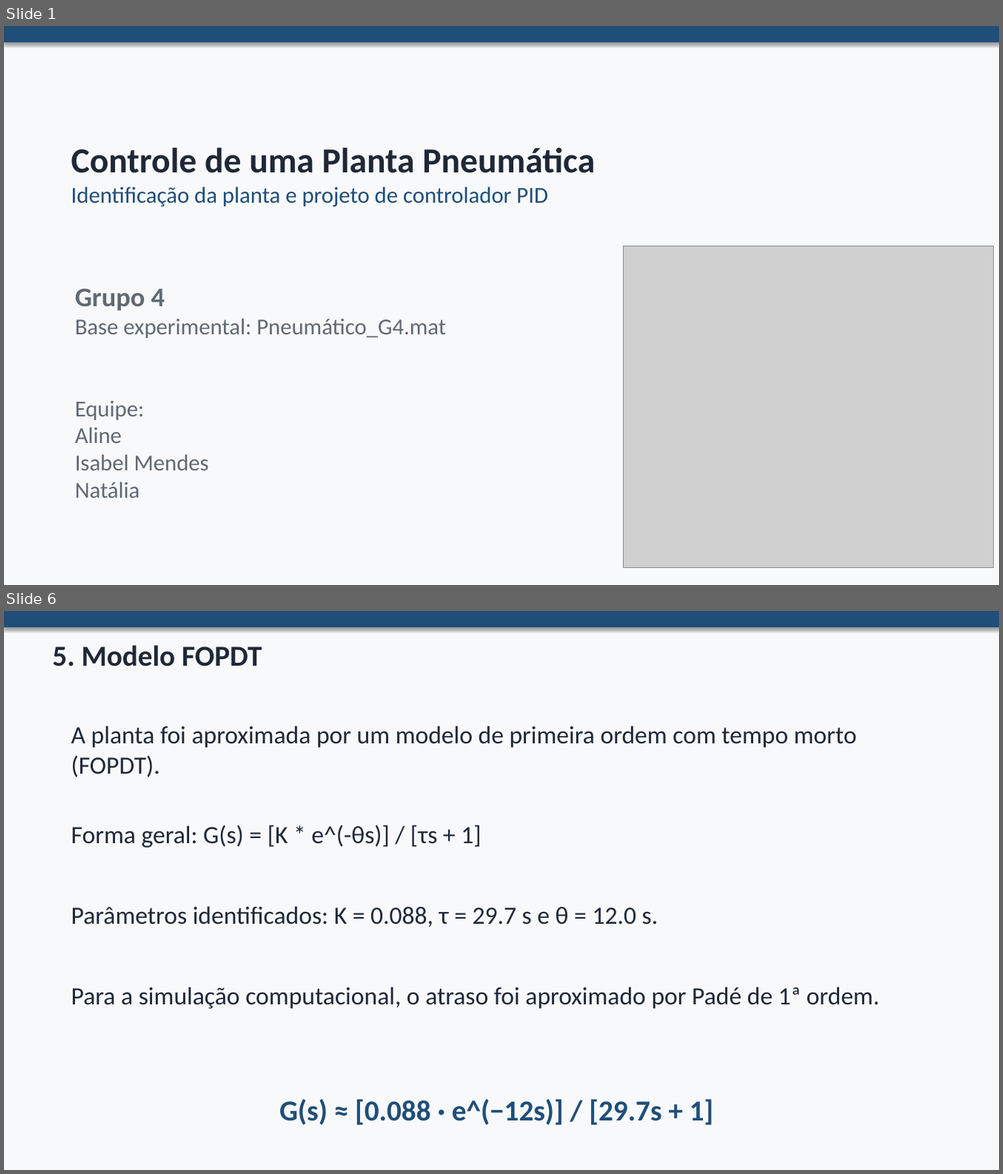
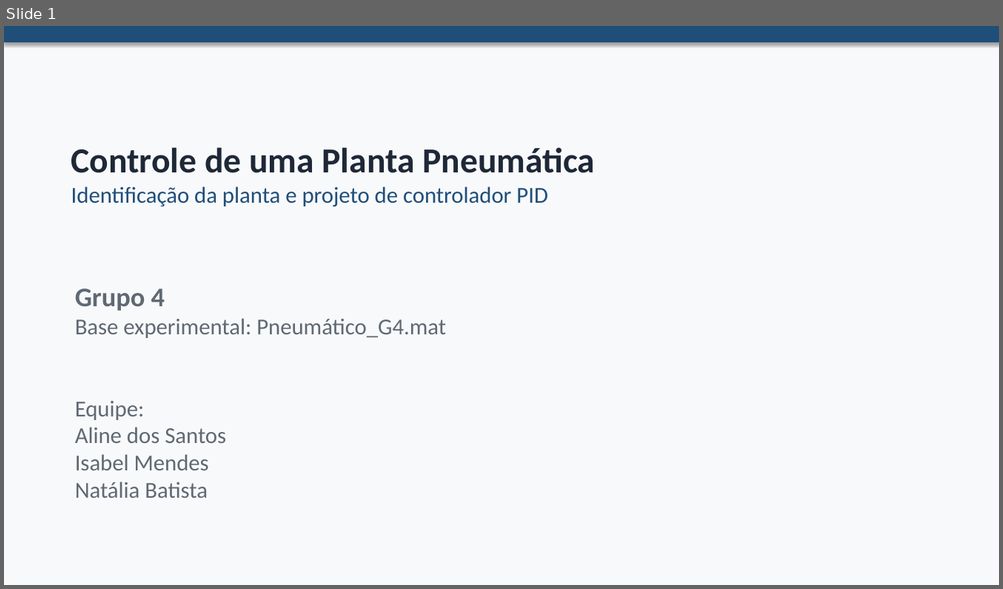
Before and after one commit to natalia-batista/Projeto-C13-, a slide deck: Grupo4_Pneumática.pptx. Shown one above the other, each under a label of ours: slides 1 and 6 before the commit, slide 1 after it; the slides between them are not shown. The pictures are 1003x1174 and 1003x589 pixels, drawn with LibreOffice and Linux fonts; fonts in the diff are those of the drawing; grey boxes stand for pictures. Boxes give left, top, right and bottom in pixels: in the first picture for what was removed or moved away, otherwise in the second. Text is boxed around its words. In the diff, an @@ line names an element or a change of style, - is before the commit and + after.

```diff
--- a/Grupo4_Pneumática.pptx
+++ b/Grupo4_Pneumática.pptx
@@ slide 6 removed at (x1=4, y1=611, x2=999, y2=1170), background #F8F9FB @@
@@ rectangle removed at (x1=4, y1=611, x2=999, y2=627) @@
@@ text removed at (x1=52, y1=645, x2=262, y2=667) @@
-5. Modelo FOPDT
@@ text removed at (x1=71, y1=726, x2=879, y2=1009) @@
-A planta foi aproximada por um modelo de primeira ordem com tempo morto (FOPDT).
-Forma geral: G(s) = [K * e^(-θs)] / [τs + 1]
-Parâmetros identificados: K = 0.088, τ = 29.7 s e θ = 12.0 s.
-Para a simulação computacional, o atraso foi aproximado por Padé de 1ª ordem.
@@ text removed at (x1=279, y1=1099, x2=714, y2=1125) @@
-G(s) ≈ [0.088 · e^(−12s)] / [29.7s + 1]
@@ slide 1 changed as well @@
@@ picture removed at (x1=623, y1=246, x2=993, y2=568) @@
@@ text at (x1=75, y1=427, x2=226, y2=443): text changed @@
-Aline
+Aline dos Santos
@@ text at (x1=75, y1=482, x2=208, y2=498): text changed @@
-Natália
+Natália Batista
```
Also in this commit, not shown: 23 slides added, 9 other slides removed.
